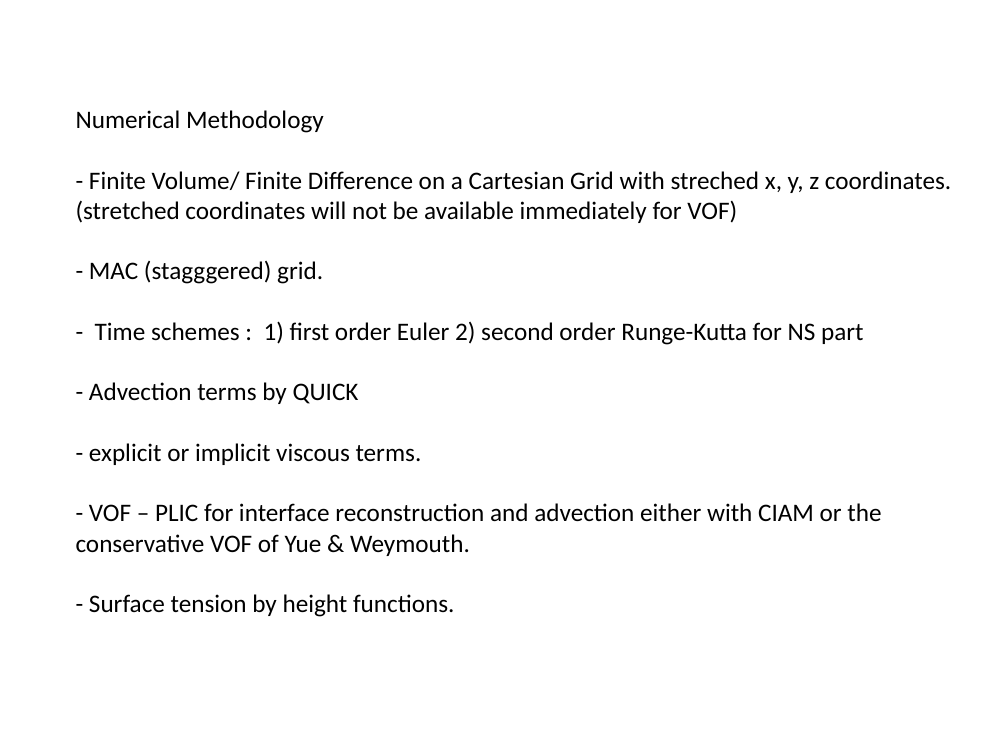
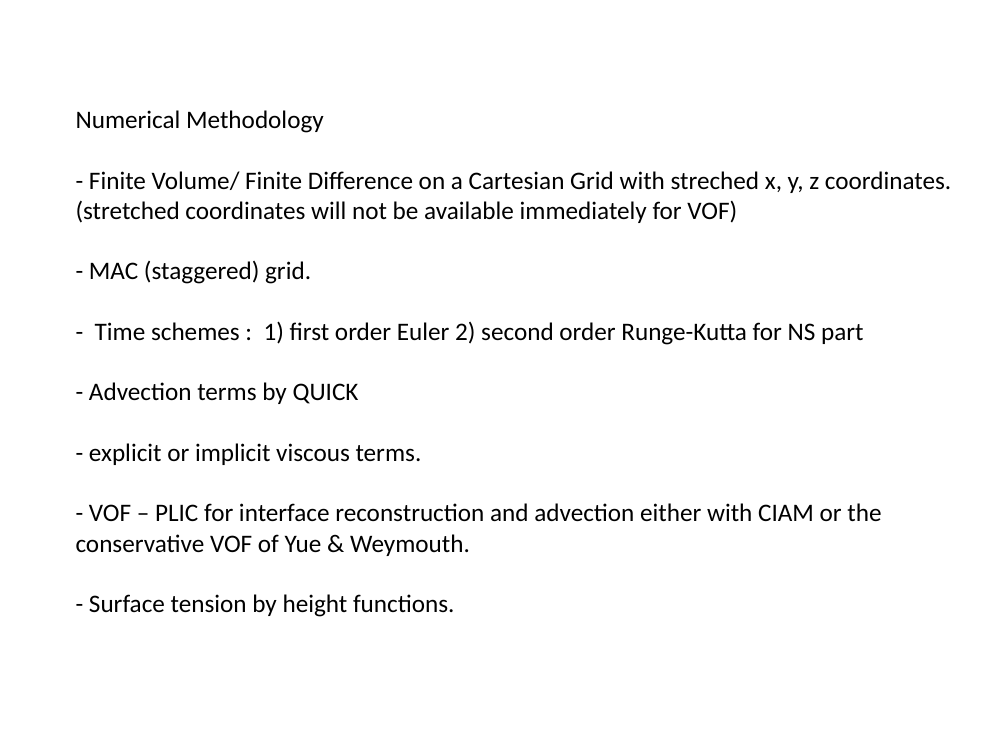
Before and after one commit to slitvinov/paris-git, a slide deck: slide 4 of Documentation/ParisSimulator.pptx. Drawn at 1008x756 pixels with LibreOffice and Linux fonts; fonts in the diff are those of the drawing. Boxes give left, top, right and bottom in pixels: in the first picture for what was removed or moved away, otherwise in the second. Text is boxed around its words. In the diff, an @@ line names an element or a change of style, - is before the commit and + after.

```diff
--- a/Documentation/ParisSimulator.pptx
+++ b/Documentation/ParisSimulator.pptx
@@ text at [89,261,311,284]: text changed @@
-- MAC (stagggered) grid.
+- MAC (staggered) grid.
```
Also in this commit, not shown: 1 slide added, 26 other files.
